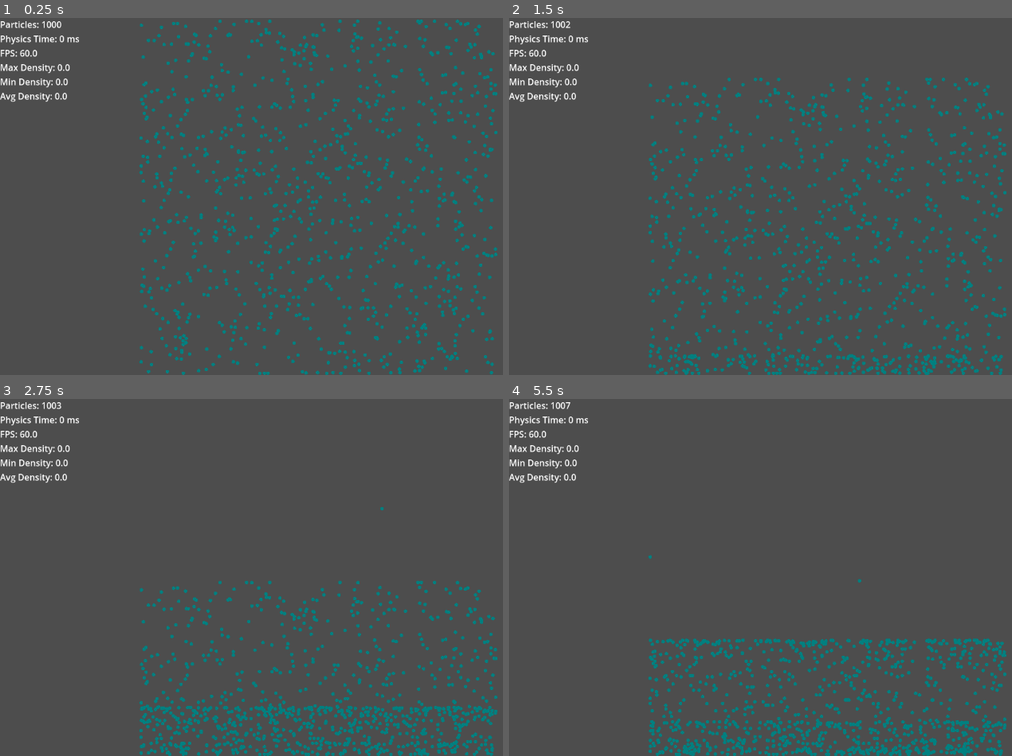
Above: before the commit, frames 1-4 (two rows, left to right).
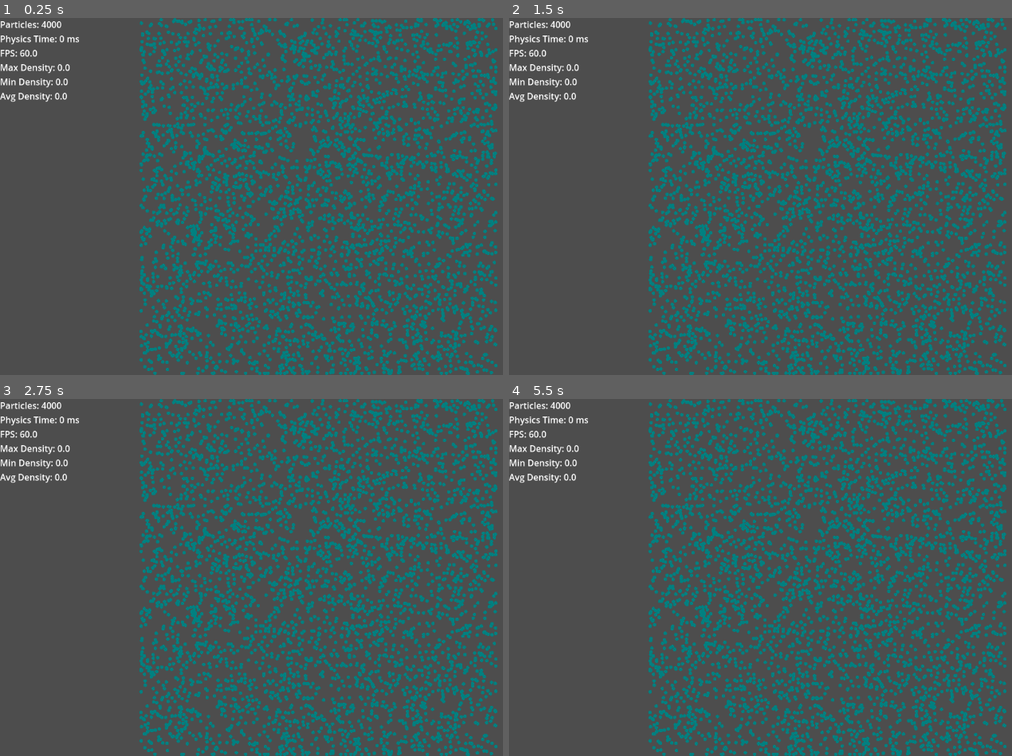
Above: after the commit, the same moments.

Repository: BoonyakornTanrattanakorn/SmoothedParticleHydrodynamics
Game: Godot game, scene res://main.tscn
Same seed, same stepped clock (60 frames per second), same inputs: the game is played once before the commit and once after it.
Inputs (mouse positions are in pixels of both pictures, inside the frame that each line leads up to):
- Up to frame 1 (0.25 s): no input
- Up to frame 2 (1.5 s): move the mouse to (966, 178) at 0.52 s; click (966, 178) at 0.67 s; move the mouse to (700, 214) at 1.27 s; click (700, 214) at 1.42 s
- Up to frame 3 (2.75 s): move the mouse to (382, 498) at 2.02 s; click (382, 498) at 2.17 s
- Up to frame 4 (5.5 s): move the mouse to (795, 648) at 2.77 s; click (795, 648) at 2.92 s; move the mouse to (outside the picture) at 3.52 s; click (outside the picture) at 3.67 s; move the mouse to (634, 523) at 4.27 s; click (634, 523) at 4.42 s; move the mouse to (861, 577) at 5.02 s; click (861, 577) at 5.17 s

The runs differ from the first frame. In frame 1, 21% of the frame differs, in the area x 8-99%, y 0-100%; in frame 2, 23%; in frame 3, 23%; in frame 4, 23%.
Error in both runs: Cannot call method 'shader_create_from_spirv' on a null value. (res://Physics/density.gd:13)

Commit message:
feat: implement force field

Diff:
--- a/Physics/external_force.gd
+++ b/Physics/external_force.gd
@@ -1,7 +1,29 @@
 extends Node
+class_name ExternalForce
 
 enum Force {NONE, PULL, PUSH}
-var particle_position_array: PackedVector2Array = []
+var force := Force.NONE
+
+var settings: Settings
+var input_handler: InputHandler
+
+func _ready() -> void:
+	settings = get_parent().get_node("Settings")
+	input_handler = get_parent().get_node("InputHandler")
 
 # make every particles in radius to accelerate to origin
-func _apply_external_force(force: Force, origin: Vector2, radius: float, acceleration: float):
+func _calculate_external_force(particle_postion_array: PackedVector2Array) -> PackedVector2Array:
+	var particle_force_array := PackedVector2Array()
+	particle_force_array.resize(particle_postion_array.size())
+	if force != Force.NONE:
+		for p_i in range(particle_force_array.size()):
+			var dst = (particle_postion_array[p_i] - input_handler.mouse_position).length()
+			if dst > settings.force_radius: continue
+			var dir
+			if force == Force.PUSH:
+				dir = (particle_postion_array[p_i] - input_handler.mouse_position).normalized()
+			else:
+				dir = (input_handler.mouse_position - particle_postion_array[p_i]).normalized()
+			particle_force_array[p_i] += dir * settings.force_acceleration * settings.particle_mass
+		force = Force.NONE
+	return particle_force_array
--- a/Physics/particle_container.gd
+++ b/Physics/particle_container.gd
@@ -6,7 +6,7 @@
 
 var particle_position_array: PackedVector2Array = []
 var particle_velocity_array: PackedVector2Array = []
-var particle_num: int = 0
+var particle_num: int
 
 func _ready() -> void:
 	settings = get_parent().get_node("Settings")
@@ -18,6 +18,7 @@
 	particle_num += 1
 
 func _initialize_particles() -> void:
+	particle_num = 0
 	for i in range(settings.initial_particle_num):
 		_add_particle(Vector2(rng.randf_range(0, settings.box_dimension.x),
 							  rng.randf_range(0, settings.box_dimension.y)))
--- a/input_handler.gd
+++ b/input_handler.gd
@@ -3,20 +3,25 @@
 
 var particle_container: ParticleContainer
 var settings: Settings
+var external_force: ExternalForce
 
 enum ClickMode {ADD_PARTICLE, FORCE_PULL, FORCE_PUSH}
-var click_mode := ClickMode.ADD_PARTICLE
+@export var click_mode := ClickMode.ADD_PARTICLE
+
+var mouse_position: Vector2
 
 func _ready() -> void:
 	particle_container = get_parent().get_node("ParticleContainer")
 	settings = get_parent().get_node("Settings")
+	external_force = get_parent().get_node("ExternalForce")
 
 
 func _input(event: InputEvent):
 	if Input.is_mouse_button_pressed(MOUSE_BUTTON_LEFT):
+		mouse_position = (event.position - settings._offset) / settings._scale
 		if click_mode == ClickMode.ADD_PARTICLE:
-			particle_container._add_particle((event.position - settings._offset) / settings._scale)
+			particle_container._add_particle(mouse_position)
 		elif click_mode == ClickMode.FORCE_PULL:
-			print("not implemented")
+			external_force.force = external_force.Force.PULL
 		elif click_mode == ClickMode.FORCE_PUSH:
-			print("note implemented")
+			external_force.force = external_force.Force.PUSH
--- a/main.gd
+++ b/main.gd
@@ -8,11 +8,13 @@
 	var particle_density_array = $Density._calculate_from_position_array($ParticleContainer.particle_position_array)
 	# Calculate pressure force
 	var pressure_force_array = $PressureForce._calculate_array($ParticleContainer.particle_position_array, particle_density_array)
+	var external_force_array = $ExternalForce._calculate_external_force($ParticleContainer.particle_position_array)
+
 	for p_i in range(pressure_force_array.size()):
-		$ParticleContainer.particle_velocity_array[p_i] += (pressure_force_array[p_i] / particle_density_array[p_i]) * delta
+		var force = pressure_force_array[p_i] + external_force_array[p_i] + $Settings.gravity * particle_density_array[p_i]
+		$ParticleContainer.particle_velocity_array[p_i] += (force / particle_density_array[p_i]) * delta
 	# Calculate particle position
 	for particle_index in range($ParticleContainer.particle_num):
-		$ParticleContainer.particle_velocity_array[particle_index] += $Settings.gravity * delta;
 		$ParticleContainer.particle_position_array[particle_index] += $ParticleContainer.particle_velocity_array[particle_index] * delta
 		$ParticleContainer.particle_velocity_array[particle_index] *= $Settings.damp
 	_bounding_box_collision()
--- a/main.tscn
+++ b/main.tscn
@@ -7,6 +7,7 @@
 [ext_resource type="Script" uid="uid://ckgg7gpaysrvn" path="res://Physics/pressure_force.gd" id="6_7mycd"]
 [ext_resource type="Script" uid="uid://bwrubjl4sn6cu" path="res://Physics/smoothing_kernel_function.gd" id="7_272bh"]
 [ext_resource type="Script" uid="uid://c7l524ilyya76" path="res://input_handler.gd" id="8_5vw27"]
+[ext_resource type="Script" uid="uid://4rmbh7rvb2wv" path="res://Physics/external_force.gd" id="9_4c57u"]
 [ext_resource type="Script" uid="uid://ct2gqqome2so4" path="res://Physics/particle_container.gd" id="9_kek77"]
 
 [node name="Main" type="Node2D"]
@@ -14,9 +15,11 @@
 
 [node name="Settings" type="Node2D" parent="."]
 script = ExtResource("5_lquwl")
-gas_constant = 200.0
 rest_density = 1.0
-damp = 0.995
+particle_mass = 1.0
+damp = 0.99
+force_acceleration = 10000.0
+force_radius = 2.5
 metadata/_custom_type_script = "uid://ck65pmo6g3srv"
 
 [node name="ParticleRenderer" type="Node2D" parent="."]
@@ -41,8 +44,13 @@
 
 [node name="InputHandler" type="Node" parent="."]
 script = ExtResource("8_5vw27")
+click_mode = 2
 metadata/_custom_type_script = "uid://c7l524ilyya76"
 
 [node name="ParticleContainer" type="Node" parent="."]
 script = ExtResource("9_kek77")
 metadata/_custom_type_script = "uid://ct2gqqome2so4"
+
+[node name="ExternalForce" type="Node" parent="."]
+script = ExtResource("9_4c57u")
+metadata/_custom_type_script = "uid://4rmbh7rvb2wv"
--- a/settings.gd
+++ b/settings.gd
@@ -1,18 +1,21 @@
 extends Node2D
 class_name Settings
 
-@export var gravity = Vector2(0, 9.81)
-@export var box_dimension = Vector2(20, 20)
-@export var particle_radius: float = 0.1
-@export var particle_color = Color(0.0, 0.0, 1.0, 1.0)
-@export var gas_constant: float = 100.0
-@export var rest_density: float = 1000.0
-@export var initial_particle_num: int = 1000
+@export var gravity := Vector2(0, 9.81)
+@export var box_dimension := Vector2(20, 20)
+@export var particle_radius := 0.1
+@export var particle_color := Color(0.0, 0.0, 1.0, 1.0)
+@export var gas_constant := 100.0
+@export var rest_density := 1000.0
+@export var initial_particle_num := 4000
 
-@export var smoothing_length: float = 2 * particle_radius
-@export var particle_mass: float = 100.0
-@export var damp: float = 0.999
+@export var smoothing_length := 2 * particle_radius
+@export var particle_mass := 100.0
+@export var damp := 0.999
 @export var time_step := 0.01 # delta will not be bigger than this
+
+@export var force_acceleration := 1000.0
+@export var force_radius := 5.0
 
 var _scale: float;
 var _offset: Vector2;
Not shown: 1 places in main.tscn that only renumber resources
